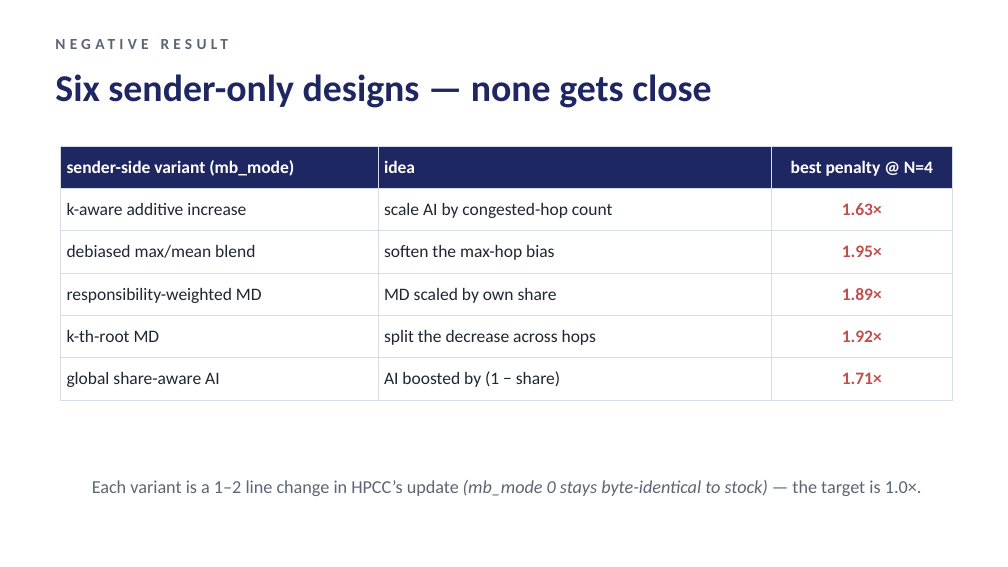
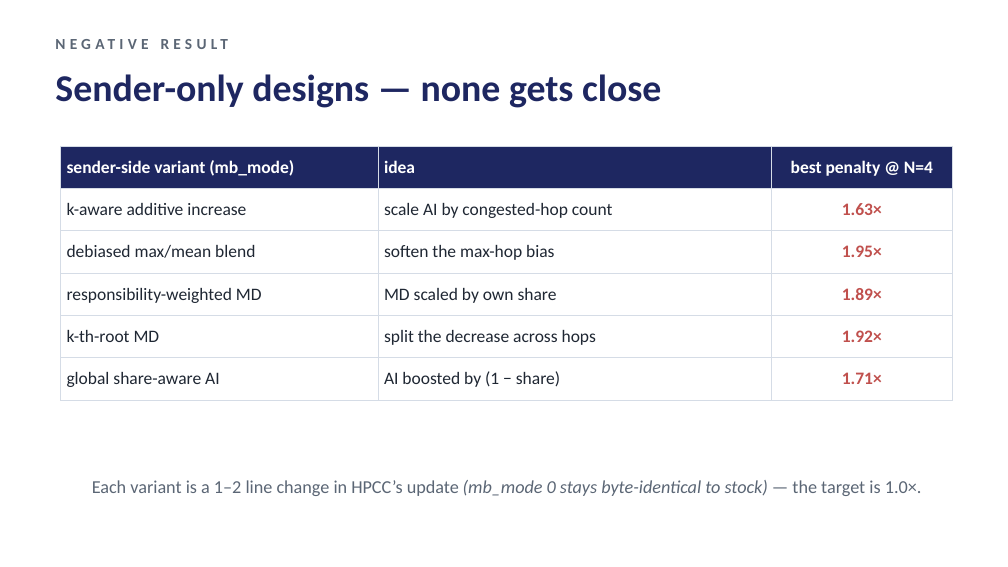
Before and after one commit to UNOCourseDemo/hpcc-fs, a slide deck: slide 9 of examples/hpcc/hpcc-fs/talk/ipccc2026-talk.pptx. Drawn at 1008x567 pixels with LibreOffice and Linux fonts; fonts in the diff are those of the drawing. Boxes give left, top, right and bottom in pixels: in the first picture for what was removed or moved away, otherwise in the second. Text is boxed around its words. In the diff, an @@ line names an element or a change of style, - is before the commit and + after.

Commit message:
talk: retitle sender-designs slide; RDMA-RCP naming on JCT slide

```diff
--- a/examples/hpcc/hpcc-fs/talk/ipccc2026-talk.pptx
+++ b/examples/hpcc/hpcc-fs/talk/ipccc2026-talk.pptx
@@ text at [55,74,661,108]: text changed @@
-Six sender-only designs — none gets close
+Sender-only designs — none gets close
```
Also in this commit, not shown: 1 other slide changed, 3 other files.
